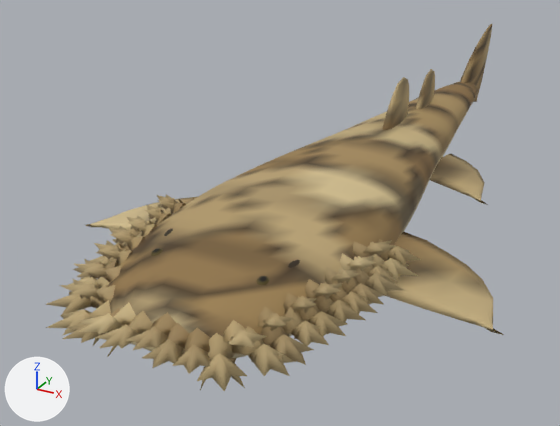
The glTF model assets/models/marine/tasselled-wobbegong.glb, before and after one commit.
Both versions are drawn from a camera (50 mm lens) standing at (0.343, -1.081, 0.294) and looking at (-0.092, -0.289, -0.102). Every picture has the same lights, and +X, +Y and +Z are marked at lower left. The first picture is the older version. Vertices at exactly the same position are counted once.

Before the edit, the objects in view are built like this:
```python
me_mesh_0 = bpy.data.meshes.new('Mesh_0')
me_mesh_0.from_pydata(...)  # 2991 vertices, 4806 faces; spans x -0.237..0.237, y -0.714..0.326, z -0.093..0.049
me_mesh_0.materials.append(mat_painted_skin)
ob_tasselled_wobbegong_body = bpy.data.objects.new('tasselled-wobbegong-body', me_mesh_0)
ob_tasselled_wobbegong_body.location = (0.0, 0.0, 0.0)
```
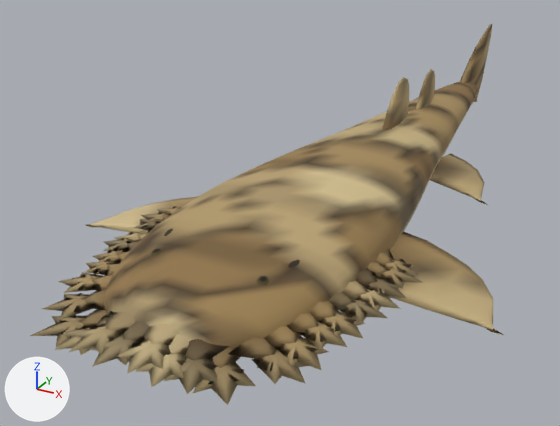
The newer file is also turned or shifted as a whole; pictures and numbers use the older file's frame.

Boxes [x1, y1, x2, y2] around the edits, measured in the pictures (560 x 426 px):
'tasselled-wobbegong-body', reshaped: before [46, 24, 504, 391]; after [30, 24, 504, 405]
part 1 of me_mesh_0, rebuilt (mostly hidden before): before [90, 284, 108, 309]; after [82, 290, 106, 310]
part 2 of me_mesh_0, rebuilt: before [354, 268, 370, 285]; after [355, 268, 378, 287]
part 3 of me_mesh_0, deleted: before [46, 194, 421, 391]
part 4 of me_mesh_0, cut back: before [87, 198, 502, 360]; after [30, 206, 503, 405]
part 5 of me_mesh_0, recoloured: before [107, 345, 236, 390]

The change in detail:
me_mesh_0 is used by ob_tasselled_wobbegong_body; location (0.0, 0.0, 0.0).
me_mesh_0 had 2991 vertices, 4806 faces and spanned x -0.237..0.237, y -0.714..0.326, z -0.093..0.049.
me_mesh_0 now has 2649 vertices, 4486 faces and spans x -0.237..0.237, y -0.721..0.326, z -0.093..0.049.
me_mesh_0 part 1: the loose piece of 7 vertices spanning x -0.091..-0.06, y -0.652..-0.622, z -0.047..-0.031 is rebuilt with 7 vertices and now spans x -0.094..-0.057, y -0.653..-0.614, z -0.049..-0.039.
me_mesh_0 part 2: the loose piece of 7 vertices spanning x 0.103..0.127, y -0.528..-0.492, z -0.042..-0.025 is rebuilt with 7 vertices and now spans x 0.102..0.13, y -0.529..-0.479, z -0.042..-0.033.
me_mesh_0 part 3: 150 loose pieces with 648 vertices, spanning x -0.153..0.152, y -0.714..-0.434, z -0.072..-0.009, are deleted.
me_mesh_0 part 4: 7 vertices moved from x -0.065..0.065, y -0.687..-0.646, z -0.064..-0.04 to x -0.065..0.065, y -0.687..-0.644, z -0.063..-0.04; 176 vertices removed from x -0.227..0.227, y -0.688..-0.437, z -0.068..-0.023; 480 vertices added at x -0.226..0.226, y -0.721..-0.435, z -0.073..-0.032.
me_mesh_0 part 5: 42 kept faces spanning x -0.065..0.065, y -0.672..-0.639, z -0.078..-0.055 get new vertex colours; the middle colour goes from brown #a68f63 to brown #a08659.
Other edits to the shape of me_mesh_0 do not show in these pictures.
